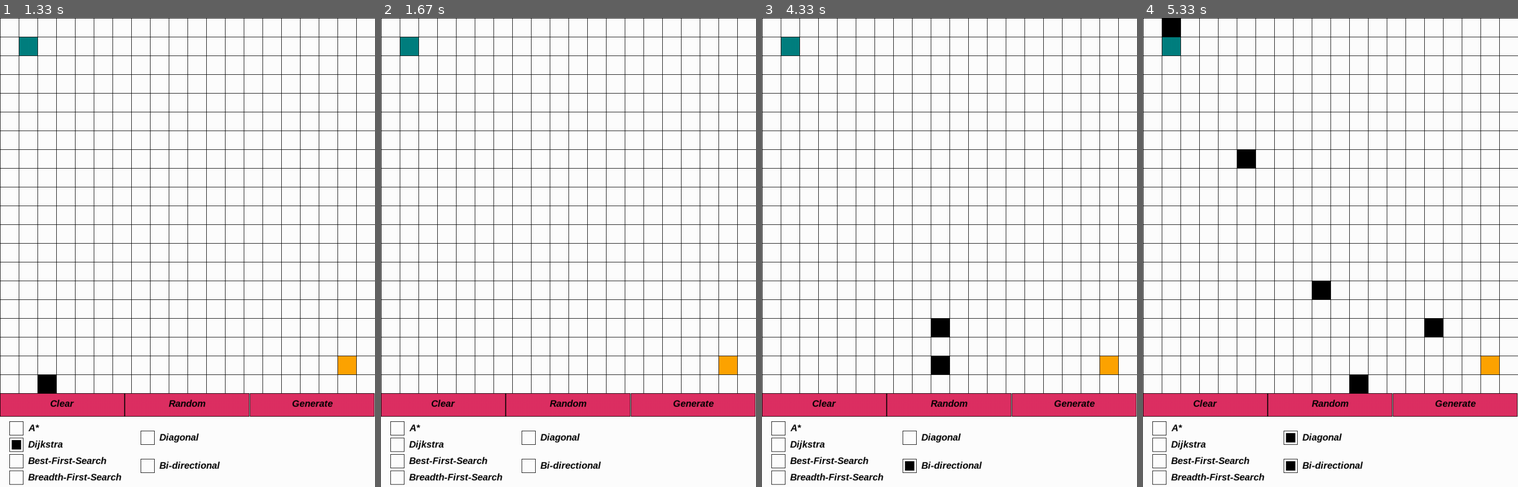
Above: before the commit, frames 1-4 (left to right).
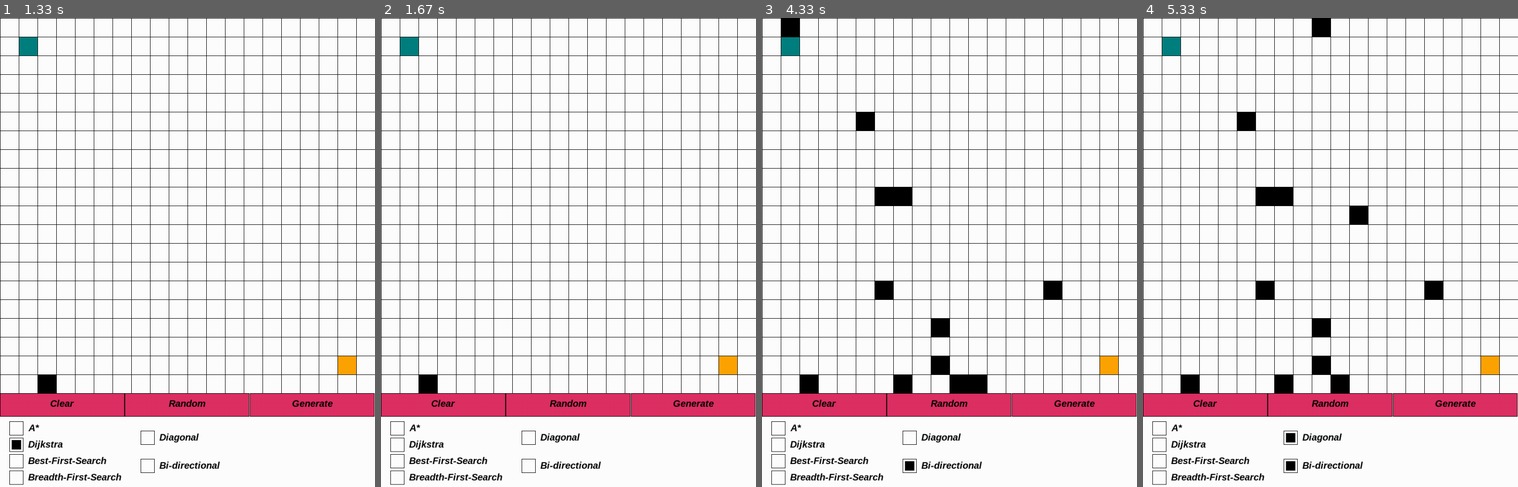
Above: after the commit, the same moments.

Repository: AllanMildzi/Pathfinder_pygame
Game: pygame game, started from main.py
Two runs of this game, one before a commit and one after it. Both use one fixed random seed, a clock stepped at 60 frames per second and the inputs below.
Inputs (mouse positions are in pixels of both pictures, inside the frame that each line leads up to):
- Up to frame 1 (1.33 s): press the mouse at (15, 477) at 0.37 s; move the mouse to (108, 435) at 0.47 s; release the mouse at (198, 393) at 0.6 s; press the mouse at (15, 444) at 0.7 s; move the mouse to (33, 416) at 0.8 s; release the mouse at (56, 388) at 0.93 s; click "Generate" at 1.05 s
- Up to frame 2 (1.67 s): press the mouse at (396, 444) at 1.37 s; move the mouse to (467, 430) at 1.47 s; release the mouse at (534, 416) at 1.6 s
- Up to frame 3 (4.33 s): click (1107, 365) at 1.72 s; press the mouse at (1017, 27) at 2.03 s; move the mouse to (912, 205) at 2.13 s; release the mouse at (807, 383) at 2.27 s; press the mouse at (1017, 27) at 2.37 s; move the mouse to (915, 74) at 2.47 s; release the mouse at (818, 125) at 2.6 s; press the mouse at (908, 463) at 2.7 s; move the mouse to (882, 299) at 2.8 s; release the mouse at (859, 130) at 2.93 s; press the mouse at (908, 463) at 3.03 s; move the mouse to (983, 379) at 3.13 s; release the mouse at (1058, 290) at 3.27 s; press the mouse at (792, 27) at 3.37 s; move the mouse to (878, 200) at 3.47 s; release the mouse at (964, 379) at 3.6 s; press the mouse at (908, 463) at 3.7 s; move the mouse to (908, 430) at 3.8 s; release the mouse at (908, 393) at 3.93 s; press the mouse at (949, 402) at 4.03 s; move the mouse to (945, 369) at 4.13 s; release the mouse at (945, 332) at 4.27 s
- Up to frame 4 (5.33 s): press the mouse at (1323, 27) at 4.37 s; move the mouse to (1353, 210) at 4.47 s; release the mouse at (1383, 393) at 4.6 s; press the mouse at (1289, 435) at 4.7 s; move the mouse to (1364, 383) at 4.8 s; release the mouse at (1439, 332) at 4.93 s; press the mouse at (1173, 27) at 5.03 s; move the mouse to (1251, 158) at 5.13 s; release the mouse at (1330, 294) at 5.27 s

Frame 1 is identical in both runs. In frame 2, 0.2% of the frame differs, in the area x 10-15%, y 76-80%; in frame 3, 1.9%; in frame 4, 3.2%, in the area x 5-80%, y 0-80%.

Commit message:
Made possible to regenerate a new path after the first time

Diff:
--- a/main.py
+++ b/main.py
@@ -94,7 +94,6 @@
     for p in path:
         node_rect = pygame.Rect(p[1] * width + 1, p[0] * width + 1, width - 1, width - 1)
         pygame.draw.rect(win, color, node_rect)
-        pygame.display.update()
 
 
 def freeze(ms):
@@ -121,7 +120,7 @@
     while current is not None:
         path.append(current.position)
         current = current.parent
-    return path[::-1]
+    return path[1:-1]
 
 
 def a_star(graph, node_width, start, end, distance, allow_diagonal, allow_bidirectional):
@@ -223,7 +222,7 @@
 
     start = Node(None, (1, 1))
     end = Node(None, (board.rows - 2, board.columns - 2))
-    path = None
+    path = []
     can_move_start = False
     can_move_end = False
     can_place_walls = False
@@ -239,13 +238,16 @@
                 if event.button == 4 and board.rows > 10:
                     board.rows -= 1
                     board.columns -= 1
+                    start.position = (1, 1)
                     end.position = (board.rows - 2, board.columns - 2)
                     board.update(board.rows, board.columns)
                 elif event.button == 5 and board.rows < 40:
                     board.rows += 1
                     board.columns += 1
+                    start.position = (1, 1)
                     end.position = (board.rows - 2, board.columns - 2)
                     board.update(board.rows, board.columns)
+                path = []
             for button in buttons_list:
                 if event.type == pygame.MOUSEBUTTONDOWN and button.buttons_rect.collidepoint(pygame.mouse.get_pos()):
                     if button.isPressed == False:
@@ -294,6 +296,8 @@
                 heuristic_box.draw()
                 if heuristic_box.is_checked:
                     heuristic = heuristic_box.text
+        if path != None:
+            draw_path(BLUE, path, board.width)
         pygame.display.update()
 
         mouse_inputs = pygame.mouse.get_pressed()
@@ -302,29 +306,31 @@
             for col in range(board.columns):
                 rect = pygame.Rect(col * board.width +1, row * board.width +1, math.ceil(board.width -1), math.ceil(board.width -1))
                 if mouse_inputs[0]:
+                    path = []
                     if start.get_node_rect(board.width).collidepoint(pygame.mouse.get_pos()) and can_place_walls == False and can_remove_walls == False:
                         can_move_start = True
-                    if end.get_node_rect(board.width).collidepoint(pygame.mouse.get_pos()) and can_place_walls == False and can_remove_walls == False:
+                    elif end.get_node_rect(board.width).collidepoint(pygame.mouse.get_pos()) and can_place_walls == False and can_remove_walls == False:
                         can_move_end = True
-                    if rect.collidepoint(pygame.mouse.get_pos()) and board.graph[row][col] == "empty" and can_remove_walls == False:
+                    elif rect.collidepoint(pygame.mouse.get_pos()) and board.graph[row][col] == "empty" and can_remove_walls == False:
                         can_place_walls = True
-                    if rect.collidepoint(pygame.mouse.get_pos()) and board.graph[row][col] == "wall" and can_place_walls == False:
+                    elif rect.collidepoint(pygame.mouse.get_pos()) and board.graph[row][col] == "wall" and can_place_walls == False:
                         can_remove_walls = True
-                    if buttons_list[0].buttons_rect.collidepoint(pygame.mouse.get_pos()):
+                    elif buttons_list[0].buttons_rect.collidepoint(pygame.mouse.get_pos()):
                         board.clear_walls(row, col)
                         buttons_list[0].isPressed = False
-                    if buttons_list[1].buttons_rect.collidepoint(pygame.mouse.get_pos()):
-                        board.clear_walls(row, col)
+                    elif buttons_list[1].buttons_rect.collidepoint(pygame.mouse.get_pos()):
+                        board.random_generation()
                         buttons_list[1].isPressed = False
-                    if buttons_list[2].buttons_rect.collidepoint(pygame.mouse.get_pos()):
+                    elif buttons_list[2].buttons_rect.collidepoint(pygame.mouse.get_pos()):
                         if algorithm == "A*":
+                            draw_path(WHITE, path, board.width)
                             path = a_star(board.graph,
-                                                board.width,
-                                                start,
-                                                end,
-                                                heuristic,
-                                                option_boxes[0].is_checked,
-                                                option_boxes[1].is_checked)
+                                          board.width,
+                                          start,
+                                          end,
+                                          heuristic,
+                                          option_boxes[0].is_checked,
+                                          option_boxes[1].is_checked)
 
                         elif algorithm == "Dijkstra":
                             print("Test")
@@ -345,13 +351,9 @@
                 elif can_remove_walls and rect.collidepoint(pygame.mouse.get_pos()):
                     board.clear_walls(row, col)
 
-            if path != None:
-                run = False
-                draw_path(BLUE, path, board.width)
-                freeze(10000)
-                break
-
-    pygame.quit()
+            else:
+                continue
+            break
 
 
 pygame.init()
